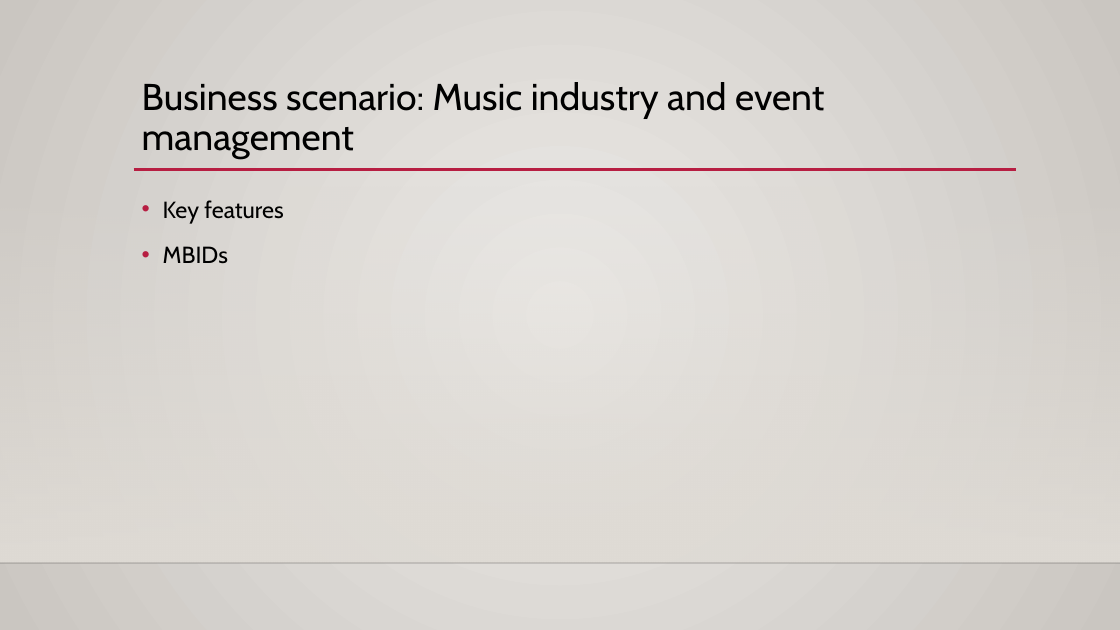
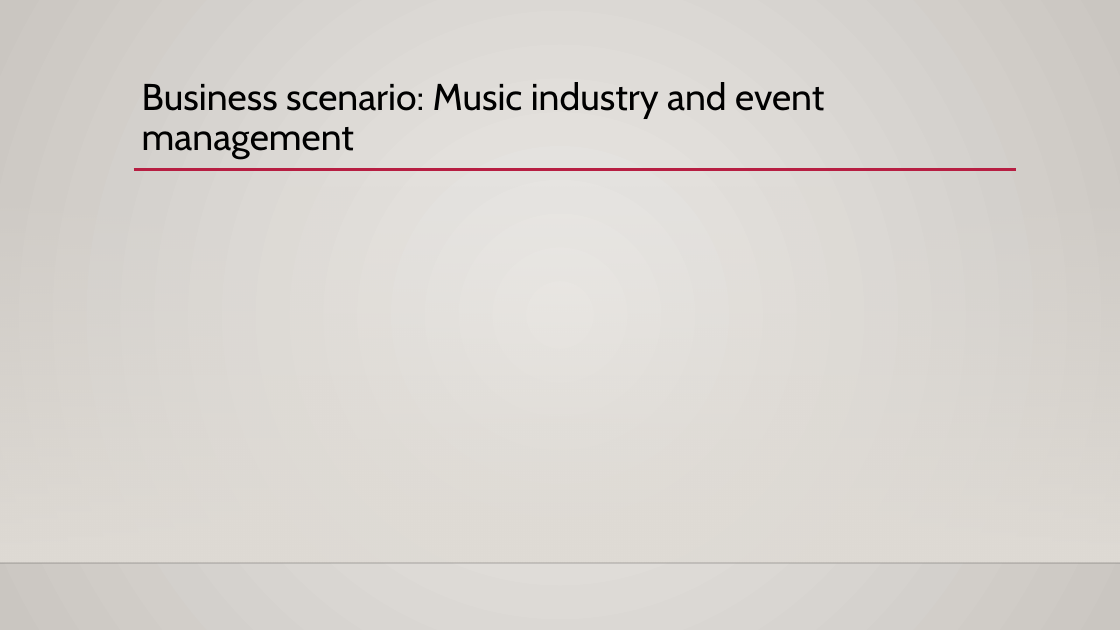
Before and after one commit to mahyarshu/Gigalytics, a slide deck: slide 22 of documents/Presentation/Innovators.pptx (slide 20 before the commit). Drawn at 1120x630 pixels with LibreOffice and Linux fonts; fonts in the diff are those of the drawing; background and template pictures are left out. Boxes give left, top, right and bottom in pixels: in the first picture for what was removed or moved away, otherwise in the second. Text is boxed around its words. In the diff, an @@ line names an element or a change of style, - is before the commit and + after.

```diff
--- a/documents/Presentation/Innovators.pptx
+++ b/documents/Presentation/Innovators.pptx
@@ text removed at [163,200,283,264] @@
-• Key features
-• MBIDs
```
Also in this commit, not shown: 16 other slides changed, 1 slide added, 1 slide removed.
